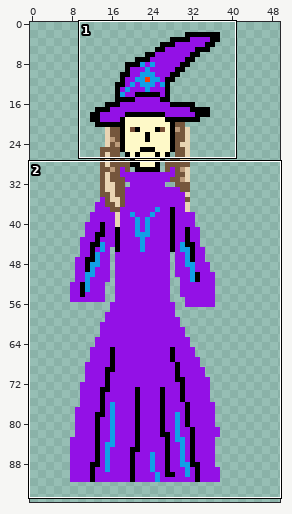
Two states of a sprite sheet, Assets/Images/Jed_Preist.png. Above, an overview of the earlier version with the close-up marked.
Close-up. The starting point:
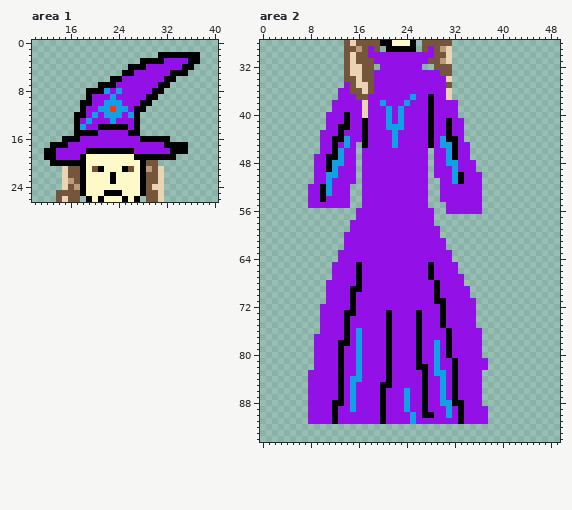
The file is 50x100 pixels. Shown: area 1: x 10..40, y 0..26; area 2: x 0..49, y 28..94. The wide view leaves out empty margins.
New version:
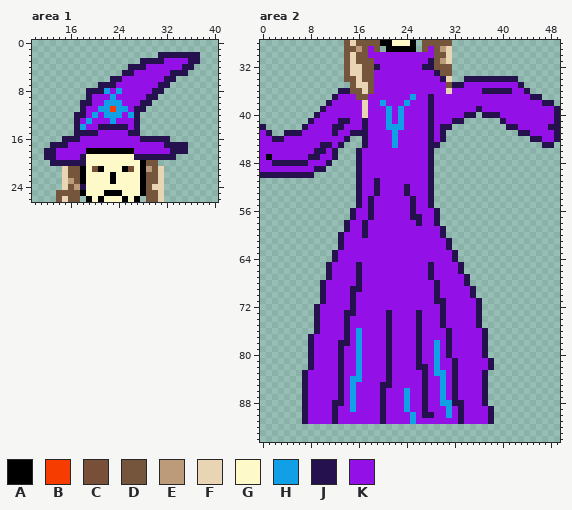
Palette (. is transparent): A #000000  B #f73c00  C #785037  D #75563c  E #bc9b7b  F #e9d4b3  G #fef9c8  H #119fe6  J #24114d  K #9311e6
Edits made:
Area 1:
y 2: x 31..37 AAAAAAA -> JJJJJJJ
y 3: x 28..31 AAAA -> JJJJ; x 36..37 AA -> JJ
y 4: x 26..28 AAA -> JJJ; x 35..36 AA -> JJ
y 5: x 25..26 AA -> JJ; x 33..35 AAA -> JJJ
y 6: x 23..24 AA -> JJ; x 32..33 AA -> JJ
y 7: x 21..23 AAA -> JJJ; x 31..32 AA -> JJ
y 8: x 19..21 AAA -> JJJ; x 30..31 AA -> JJ
y 9: x 19 A -> J; x 29..30 AA -> JJ
y 10: x 18..19 AA -> JJ; x 28..29 AA -> JJ
y 11: x 18 A -> J; x 27..28 AA -> JJ
y 12: x 17..18 AA -> JJ; x 27 A -> J
y 13: x 17 A -> J; x 27 A -> J
y 14: x 17 A -> J; x 21..25 AAAAA -> JJJJJ; x 27 A -> J
y 15: x 17..20 AAAA -> JJJJ; x 26..27 AA -> JJ
y 16: x 15..17 AAA -> JJJ; x 28..32 AAAAA -> JJJJJ
y 17: x 13..15 AAA -> JJJ; x 32..35 AAAA -> JJJJ
y 18: x 12..13 AA -> JJ; x 33..35 AAA -> JJJ
y 19: x 12..13 AA -> JJ; x 18 A -> J; x 27..33 AAAAAAA -> JJJJJJJ
y 20: x 13..18 AAAAAA -> JJJJJJ
y 24: x 18 A -> J
Area 2:
y 31: x 28 D -> J
y 32: x 19 . -> J; x 27..28 .. -> JJ
y 33: x 29 K -> J
y 34: x 30 K -> J; x 34..42 ......... -> JJJJJJJJJ
y 35: x 14 K -> .; x 32..43 ............ -> JJKKKKKKKKKJ
y 36: x 13..14 KK -> JJ; x 32..44 ............. -> KKKKKJJJJJKKJ
y 37: x 12 . -> J; x 28 A -> J; x 31..46 F............... -> KKKKKKKKKKKKKKJJ
y 38: x 11 . -> J; x 28 A -> J; x 33..48 ................ -> KKKKKKKKKKKKKKJJ
y 39: x 10..11 .. -> JK; x 28 A -> J; x 33..49 ................. -> KKKJKKKKKKKKKKKKJ
y 40: x 9..10 .. -> JK; x 14 A -> K; x 28 A -> J; x 33..35 ... -> KJJ; x 37..49 ............. -> JJJKKKKKKKKKJ
y 41: x 8..10 ... -> JKK; x 13..14 KA -> JJ; x 17 A -> J; x 28 A -> J; x 31..33 AKK -> KJJ; x 40..49 .......... -> JKKKKKKKKJ
y 42: x 0 . -> J; x 7..10 .... -> JKKK; x 12..14 KAA -> JJK; x 17 A -> J; x 28 A -> J; x 30..33 KAKK -> JJ..; x 41..49 ......... -> JJKKKKKJJ
y 43: x 0..1 .. -> KJ; x 4..9 ...... -> JJJKKK; x 12..13 KA -> JK; x 15..17 KKA -> JJJ; x 28 A -> J; x 30..33 KAKK -> J...; x 43..49 ....... -> JJKKKKJ
y 44: x 0..9 .......... -> KKJJKKKKKK; x 12..17 AAHKKA -> KKJ..J; x 28 A -> J; x 30..33 HAAK -> J...; x 45..49 ..... -> JJKKJ
y 45: x 0..15 ..........KKAKHK -> KKKKKKKKKKJJKJ..; x 17 A -> J; x 28..34 AKHHAKK -> JJ.....; x 47..48 .. -> JJ
y 46: x 0..10 ..........K -> KKKKKKKKKJJ; x 12..16 AHKK. -> J...J; x 28..34 .KKHAKK -> J......
y 47: x 0..9 .........K -> KAKKKKKKJJ; x 11..16 AAHKK. -> KJ...J; x 28..34 .KKHAKK -> J......
y 48: x 0..8 ......... -> KKJJJJJJK; x 11..16 AHHKK. -> J....J; x 28..35 .KKHHKKK -> J.......
y 49: x 0..16 .........KKAHKKK. -> KKKKKKKKKJJ.....J; x 28..35 .KKKHKKK -> J.......
y 50: x 0..16 .........KKHHKKK. -> JJJJJJJJJ.......J; x 28..36 .KKKHAKKK -> J........
y 51: x 9..16 KKHKKKK. -> .......J; x 19 K -> J; x 28 . -> J; x 30..36 KKHAKKK -> .......
y 52..53: x 8..14 KKAHKKK -> .......; x 16 . -> J; x 19 K -> J; x 24 K -> J; x 28 . -> J; x 30..36 KKKKKKK -> .......
y 54: x 8..14 KKAKKKK -> .......; x 16 . -> J; x 18 K -> J; x 25 K -> J; x 28 . -> J; x 30..36 KKKKKKK -> .......
y 55: x 8..14 KKKKKKK -> .......; x 16 . -> J; x 18 K -> J; x 25 K -> J; x 28 . -> J; x 31..36 KKKKKK -> ......
y 56: x 15 . -> J; x 18 K -> J; x 25 K -> J; x 29 . -> J; x 31..36 KKKKKK -> ......
y 57: x 15 . -> J; x 18 K -> J; x 25..26 KK -> JJ; x 29 . -> J
y 58: x 14 . -> J; x 17 K -> J; x 26 K -> J; x 29 . -> J
y 59: x 14 . -> J; x 17 K -> J; x 30 . -> J
y 60: x 13 . -> J; x 17 K -> J; x 30 . -> J
y 61..62: x 13 . -> J; x 31 . -> J
y 63..64: x 12 . -> J; x 32 . -> J
y 65..66: x 11 . -> J; x 16 A -> J; x 28 A -> J; x 33 . -> J
y 67: x 11 . -> J; x 16 A -> J; x 28 A -> J; x 34 . -> J
y 68: x 10 . -> J; x 16 A -> J; x 29 A -> J; x 34 . -> J
y 69: x 10 . -> J; x 15..16 AA -> JJ; x 29 A -> J; x 35 . -> J
y 70: x 10 . -> J; x 15 A -> J; x 29 A -> J; x 35 . -> J
y 71: x 10 . -> J; x 15 A -> J; x 29..30 AA -> JJ; x 36 . -> J
y 72: x 9 . -> J; x 15 A -> J; x 30 A -> J; x 36 . -> J
y 73: x 9 . -> J; x 14..15 AA -> JJ; x 21 A -> J; x 26 A -> J; x 30 A -> J; x 36 . -> J
y 74..75: x 9 . -> J; x 14 A -> J; x 21 A -> J; x 26 A -> J; x 30 A -> J; x 36 . -> J
y 76: x 9 . -> J; x 14 A -> J; x 21 A -> J; x 26 A -> J; x 31 A -> J; x 37 . -> J
y 77: x 8 . -> J; x 14 A -> J; x 21 A -> J; x 26 A -> J; x 31 A -> J; x 37 . -> J
y 78: x 8 . -> J; x 13..14 AA -> JJ; x 21 A -> J; x 26 A -> J; x 31 A -> J; x 37 . -> J
y 79..80: x 8 . -> J; x 13 A -> J; x 21 A -> J; x 26 A -> J; x 31 A -> J; x 37 . -> J
y 81: x 8 . -> J; x 13 A -> J; x 21 A -> J; x 26 A -> J; x 32 A -> J; x 38 . -> J
y 82: x 8 . -> J; x 13 A -> J; x 21 A -> J; x 26..27 AA -> JJ; x 32 A -> J; x 38 . -> J
y 83..84: x 7 . -> J; x 13 A -> J; x 21 A -> J; x 27 A -> J; x 32 A -> J; x 37 . -> J
y 85: x 7 . -> J; x 13 A -> J; x 20..21 AA -> JJ; x 27 A -> J; x 32 A -> J; x 37 . -> J
y 86..87: x 7 . -> J; x 13 A -> J; x 20 A -> J; x 27 A -> J; x 32 A -> J; x 37 . -> J
y 88: x 7 . -> J; x 12..13 AA -> JJ; x 20 A -> J; x 27 A -> J; x 32..33 AA -> JJ; x 37 . -> J
y 89: x 7 . -> J; x 12 A -> J; x 20 A -> J; x 27 A -> J; x 33 A -> J; x 38 . -> J
y 90: x 7 . -> J; x 12 A -> J; x 20 A -> J; x 27..28 AA -> JJ; x 33 A -> J; x 38 . -> J
y 91: x 7 . -> J; x 12 A -> J; x 20 A -> J; x 33 A -> J; x 38 . -> J
Boxes around the changes in both close-ups, in picture pixels (x1, y1, x2, y2):
changed: (44, 52, 200, 166)
changed: (80, 184, 86, 190)
changed: (380, 58, 560, 424)
added: (374, 64, 380, 70)
changed: (260, 82, 380, 424)
